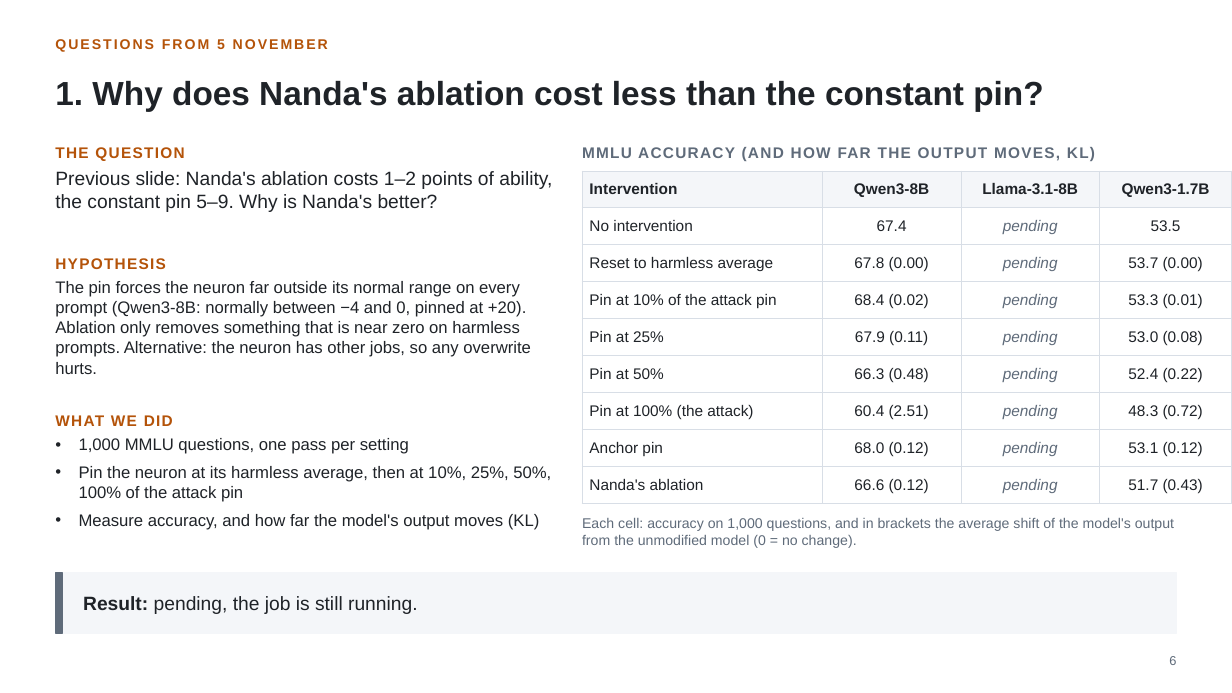
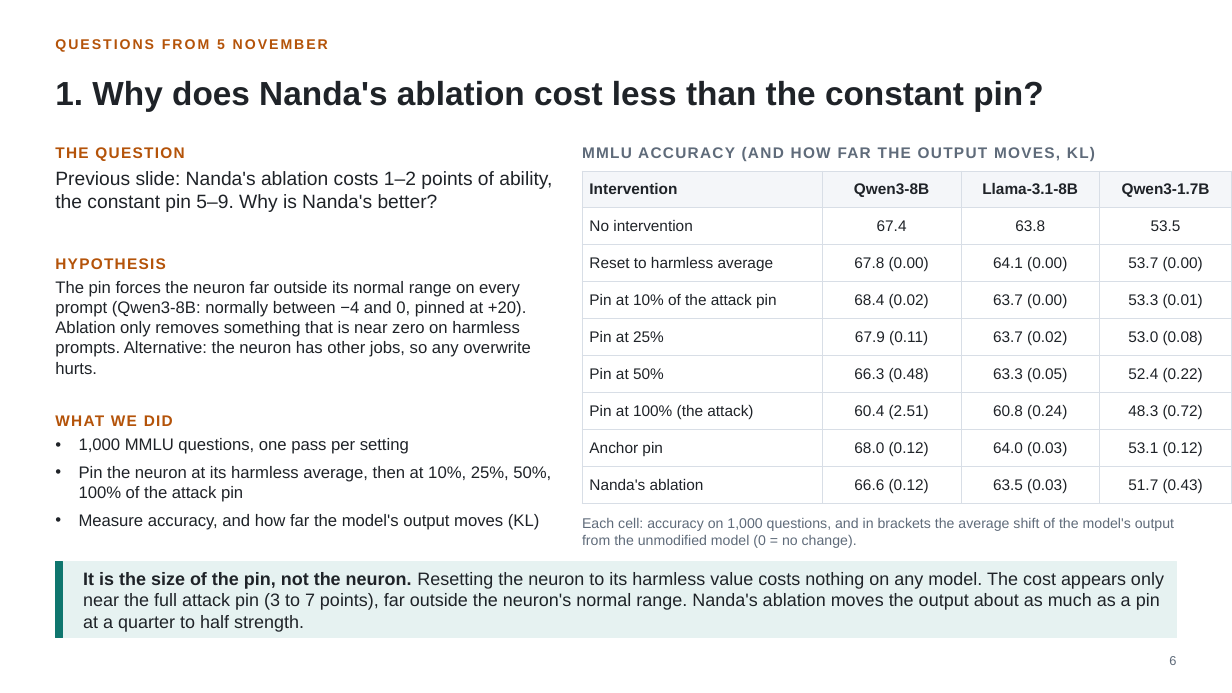
Before and after one commit to fjoad/refusal-neurons, a slide deck: slide 6 of slides/refusal_neurons_2026-11-12.pptx. Drawn at 1232x693 pixels with LibreOffice and Linux fonts; fonts in the diff are those of the drawing. Boxes give left, top, right and bottom in pixels: in the first picture for what was removed or moved away, otherwise in the second. Text is boxed around its words. In the diff, an @@ line names an element or a change of style, - is before the commit and + after.

```diff
--- a/slides/refusal_neurons_2026-11-12.pptx
+++ b/slides/refusal_neurons_2026-11-12.pptx
@@ table at (x1=582, y1=171, x2=1232, y2=498) @@
-row 2, column 3: pending
+row 2, column 3: 63.8
-row 3, column 3: pending
+row 3, column 3: 64.1 (0.00)
-row 4, column 3: pending
+row 4, column 3: 63.7 (0.00)
-row 5, column 3: pending
+row 5, column 3: 63.7 (0.02)
-row 6, column 3: pending
+row 6, column 3: 63.3 (0.05)
-row 7, column 3: pending
+row 7, column 3: 60.8 (0.24)
-row 8, column 3: pending
+row 8, column 3: 64.0 (0.03)
-row 9, column 3: pending
+row 9, column 3: 63.5 (0.03)
@@ rectangle resized from (x1=55, y1=573, x2=1177, y2=633) to (x1=55, y1=562, x2=1177, y2=638) @@
@@ rectangle at (x1=55, y1=562, x2=1177, y2=638): fill #F4F6F9 to #E6F2F1; outline #F4F6F9 1 pt to #E6F2F1 1 pt @@
@@ rectangle resized from (x1=55, y1=573, x2=63, y2=633) to (x1=55, y1=562, x2=63, y2=638) @@
@@ rectangle at (x1=55, y1=562, x2=63, y2=638): fill #5F6B7A to #0F766E; outline #5F6B7A 1 pt to #0F766E 1 pt @@
@@ text at (x1=83, y1=572, x2=1164, y2=632): text changed; size 15 to 14 pt @@
-Result: pending, the job is still running.
+It is the size of the pin, not the neuron. Resetting the neuron to its harmless value costs nothing on any model. The cost appears only near the full attack pin (3 to 7 points), far outside the neuron's normal range. Nanda's ablation moves the output about as much as a pin at a quarter to half strength.
```
Also in this commit, not shown: 4 other slides changed, 3 other files.
